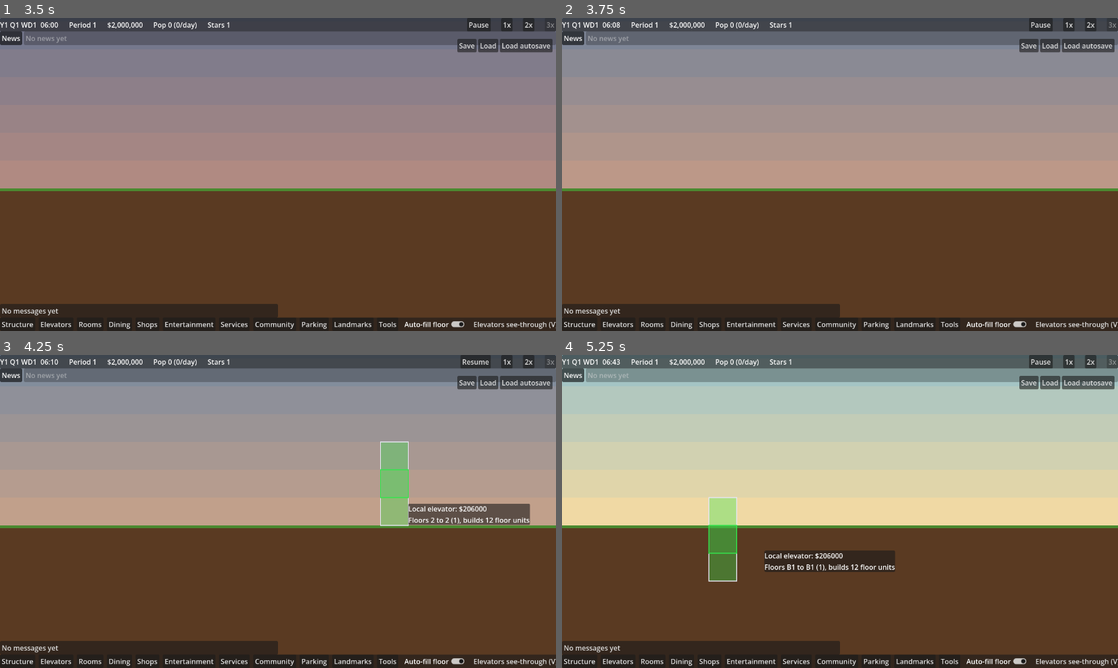
Above: before the commit, frames 1-4 (two rows, left to right).
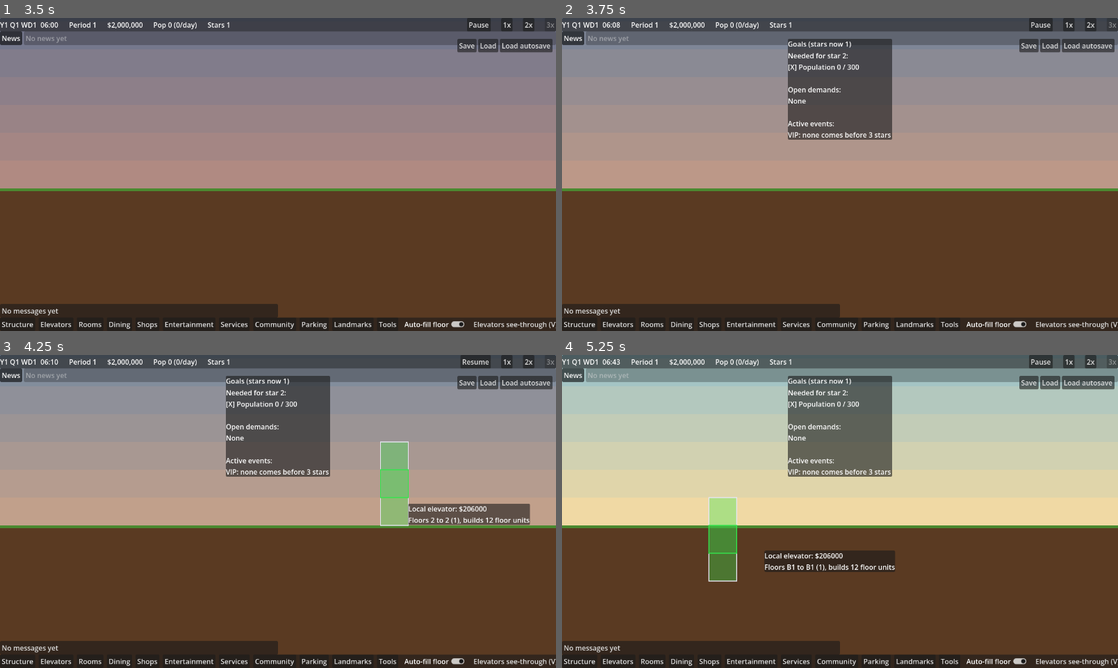
Above: after the commit, the same moments.

Repository: evidencelacking/TowerGame
Game: Godot game, scene res://scenes/main.tscn
The game is run twice, just before and just after one commit, with the same random seed, the same clock (stepped at 60 frames per second) and the same inputs.
Inputs (mouse positions are in pixels of both pictures, inside the frame that each line leads up to):
- Up to frame 1 (3.5 s): click "New game" at 0.5 s; click "2x" at 1.25 s; click "1x" at 2 s; click "3x" at 2.75 s
- Up to frame 2 (3.75 s): tap Enter at 3.5 s; move the mouse to (962, 158) at 3.52 s; hold Right (ui_right) from 3.53 s (still down); tap G at 3.6 s; click (962, 158) at 3.67 s
- Up to frame 3 (4.25 s): keep holding Right (ui_right); tap Space at 3.77 s; tap E at 3.8 s
- Up to frame 4 (5.25 s): release Right (ui_right) at 4.25 s; click "Resume" at 4.25 s; drag from (728, 527) to (812, 574) at 5.02 s

Frame 1 is identical in both runs. In frame 2, 5.9% of the frame differs, in the area x 40-60%, y 6-39%; in frame 3, 5.9%; in frame 4, 6.0%.

Commit message:
Goals panel and event decision cards (refs #374)
Co-Authored-By: Claude Sonnet 5.5 <noreply@anthropic.com>

Diff:
--- a/scripts/main.gd
+++ b/scripts/main.gd
@@ -102,7 +102,7 @@
 	hover_tip.bind(_tower, $PlacementGhost as PlacementGhost)
 	var stars: Label = $Hud.get_node("%StarsLabel")
 	stars.mouse_filter = Control.MOUSE_FILTER_STOP
-	stars.tooltip_text = "Click for progress toward the next star."
+	stars.tooltip_text = "Click (or press G) for goals: next star, demands and events."
 	stars.gui_input.connect(func(event: InputEvent) -> void:
 		var click := event as InputEventMouseButton
 		if click != null and click.pressed and click.button_index == MOUSE_BUTTON_LEFT:
--- a/scripts/sim/events.gd
+++ b/scripts/sim/events.gd
@@ -31,6 +31,8 @@
 ## start may fire it (default all); "deadline_minute", a minute of the day the event must end by, which
 ## replaces "timeout" (the deadline is the next time the clock reaches it); and "costs", the dollars
 ## each choice charges (0 for decline), which the CHOOSE_EVENT command takes. A draw is always made.
+## The view texts are also optional kind keys: "title", "text", "labels" and "ignored" (what happens
+## if the player does nothing, shown on the event card and the goals panel). Config, never saved.
 
 const SEED_SALT := 0x45564E54  ## "EVNT".
 const MAX_OPEN := 3
--- a/scripts/sim/fire.gd
+++ b/scripts/sim/fire.gd
@@ -65,6 +65,7 @@
 	return {"id": KIND, "class": EventsScript.FIRE, "chance": CHANCE, "chance_den": CHANCE_DEN, "chance_of": _gate,
 		"min_stars": MIN_STARS, "choices": 2, "timeout": TIMEOUT, "floor": 0, "costs": [0, RESCUE_COST],
 		"title": "Fire!",
+		"ignored": "The guards fight it where they can reach; the fire spreads, and rooms burn out and stand charred and empty until you repair them.",
 		"text": "A fire has broken out in the tower. Guards from a security office within reach will put it out, but a floor  …(343 unchanged characters)…
 		"labels": ["Leave it to the guards", "Call the fire company ($500,000)"]}
 
--- a/scripts/sim/threat.gd
+++ b/scripts/sim/threat.gd
@@ -67,6 +67,7 @@
 		"min_stars": MIN_STARS, "choices": 2, "timeout": TIMEOUT, "floor": 0, "costs": [0, PAY_COST],
 		"periods": MORNING_PERIODS, "deadline_minute": DEADLINE_MINUTE,
 		"title": "Anonymous notice",
+		"ignored": "Security searches; if the floor is not found by 1:00 pm, about five floors are destroyed.",
 		"text": "An unsigned note says a device is hidden somewhere in the tower and will go off at 1:00 pm today. Pay $200,0 …(211 unchanged characters)…
 		"labels": ["Refuse and search", "Pay $200,000"]}
 
--- a/scripts/view/event_window.gd
+++ b/scripts/view/event_window.gd
@@ -6,8 +6,10 @@
 ## the sim has applied it. The panel hides itself when no event is open. View only: it reads the
 ## sim and never writes to it.
 ##
-## Texts come from the kind in Events.kinds: optional "title", "text" and "labels" (one per choice,
-## choice 0 being decline). Missing ones fall back to plain defaults.
+## Each open event is a card (#374): title, text, one button per choice (with its cost), the time
+## left and an "If ignored:" line. Texts come from the kind in Events.kinds: optional "title", "text",
+## "labels" (one per choice, choice 0 being decline) and "ignored". Missing ones fall back to plain
+## defaults or are left out.
 
 const TowerSim := preload("res://scripts/sim/tower.gd")
 const EventsScript := preload("res://scripts/sim/events.gd")
@@ -54,20 +56,24 @@
 
 
 ## What the panel shows: one entry per open event, oldest first:
-## {"id", "title", "text", "ticks_left", "time", "labels" (one per choice, 0 declines)}.
+## {"id", "kind", "title", "text", "ignored", "ticks_left", "time", "labels" (one per choice, 0 declines),
+## "costs" (dollars per choice)}.
 static func describe(t: Object) -> Array[Dictionary]:
 	var result: Array[Dictionary] = []
 	for event: Array in t.events.open_events():
 		var def: Dictionary = t.events.kind_def(event[1])
 		var labels: Array[String] = []
+		var costs: Array[int] = []
 		var given: Array = def.get("labels", [])
 		for n in int(event[6]):
-			if n < given.size():
-				labels.append(str(given[n]))
-			else:
-				labels.append("Decline" if n == EventsScript.DECLINE else "Option %d" % n)
+			var label := str(given[n]) if n < given.size() else ("Decline" if n == EventsScript.DECLINE else "Option %d" % n)
+			var cost: int = t.events.cost_of(event[0], n)
+			costs.append(cost)
+			if cost > 0 and not label.contains("$"):
+				label += " ($%d)" % cost
+			labels.append(label)
 		var left: int = event[5] - t.tick
-		result.append({"id": event[0], "kind": event[1], "title": str(def.get("title", "Event")), "text": str(def.get("text", "")), "ticks_left": left, "time": time_text(left), "labels": labels})
+		result.append({"id": event[0], "kind": event[1], "title": str(def.get("title", "Event")), "text": str(def.get("text", "")), "ignored": str(def.get("ignored", "")), "ticks_left": left, "time": time_text(left), "labels": labels, "costs": costs})
 	return result
 
 
@@ -93,7 +99,7 @@
 	panel.visible = not entries.is_empty()
 	var parts: Array[String] = []
 	for entry in entries:
-		parts.append("%d:%s:%s:%s" % [entry["id"], entry["title"], entry["text"], ",".join(entry["labels"])])
+		parts.append("%d:%s:%s:%s:%s" % [entry["id"], entry["title"], entry["text"], entry["ignored"], ",".join(entry["labels"])])
 	var signature := "|".join(parts)
 	if signature != _signature:
 		_signature = signature
@@ -111,24 +117,36 @@
 	_time_labels.clear()
 	for entry in entries:
 		var event_id: int = entry["id"]
+		var card := PanelContainer.new()
+		card.name = "Card%d" % event_id
+		list.add_child(card)
+		var box := VBoxContainer.new()
+		card.add_child(box)
 		var title := Label.new()
 		title.name = "Title%d" % event_id
 		title.text = entry["title"]
-		list.add_child(title)
+		box.add_child(title)
 		if entry["text"] != "":
 			var body := Label.new()
 			body.name = "Text%d" % event_id
 			body.text = entry["text"]
 			body.autowrap_mode = TextServer.AUTOWRAP_WORD_SMART
 			body.custom_minimum_size = Vector2(260, 0)
-			list.add_child(body)
+			box.add_child(body)
 		var time := Label.new()
 		time.name = "Time%d" % event_id
-		list.add_child(time)
+		box.add_child(time)
 		_time_labels[event_id] = time
+		if entry["ignored"] != "":
+			var ignored := Label.new()
+			ignored.name = "Ignored%d" % event_id
+			ignored.text = "If ignored: " + str(entry["ignored"])
+			ignored.autowrap_mode = TextServer.AUTOWRAP_WORD_SMART
+			ignored.custom_minimum_size = Vector2(260, 0)
+			box.add_child(ignored)
 		var row := HFlowContainer.new()
 		row.name = "Choices%d" % event_id
-		list.add_child(row)
+		box.add_child(row)
 		var labels: Array[String] = entry["labels"]
 		for n in labels.size():
 			var button := Button.new()
@@ -137,4 +155,3 @@
 			button.focus_mode = Control.FOCUS_NONE
 			button.pressed.connect(func() -> void: choose(event_id, n))
 			row.add_child(button)
-		list.add_child(HSeparator.new())
--- a/scripts/view/fire_dialog.gd
+++ b/scripts/view/fire_dialog.gd
@@ -92,6 +92,10 @@
 		else:
 			text += "Security guards are on their way, but the fire may spread before they arrive.\n"
 		text += "An outside fire company costs $%d and puts every fire out, though the first two rooms to burn are still lost." % cost
+		var ignored: String = str(t.events.kind_def(event[1]).get("ignored", ""))
+		if ignored != "":
+			text += "
+If ignored: " + ignored
 		var left: int = event[5] - t.tick
 		return {"id": event[0], "unguarded": unguarded, "cost": cost, "can_pay": t.ledger.balance >= cost, "ticks_left": left, "time": EventWindow.time_text(left), "text": text, "rooms": burning.size()}
 	return {}
--- a/scripts/view/star_window.gd
+++ b/scripts/view/star_window.gd
@@ -1,13 +1,17 @@
 class_name StarWindow
 extends CanvasLayer
-## Progress toward the next star (#375): click the star rating in the top bar to open it. One line
-## per StarRules.REQUIREMENTS field of the next star, ticked or crossed from Tower.star_facts.
-## Esc or a second click closes it. View only: it reads the sim and never writes to it.
+## The goals panel (#374, was the star progress window #375): click the star rating in the top bar or
+## press G to open it. Three sections: what the next star needs (current / needed, ticked when met),
+## the open demands with what is short, and the active events (time left, "If ignored:") with the VIP
+## state. Esc, G or a second click closes it. View only: it reads the sim and never writes to it.
 
 const TowerSim := preload("res://scripts/sim/tower.gd")
 const StarRulesScript := preload("res://scripts/sim/star_rules.gd")
 const DemandsScript := preload("res://scripts/sim/demands.gd")
 const HudScript := preload("res://scripts/view/hud.gd")
+const EventWindowScript := preload("res://scripts/view/event_window.gd")
+const HotelScript := preload("res://scripts/sim/hotel.gd")
+const VipScript := preload("res://scripts/sim/vip.gd")
 
 const MARK_OK := "[OK]"
 const MARK_NO := "[X]"
@@ -18,9 +22,31 @@
 var _shown_tick: int = -1
 
 
-## The panel lines for a tower: a heading then one "[OK] text" or "[X] text" per requirement of the
-## next star. Pure: reads star_facts and the demands, changes nothing.
+## 1840 as "1,840".
+static func group(n: int) -> String:
+	var digits := str(absi(n))
+	var out := ""
+	for k in digits.length():
+		if k > 0 and (digits.length() - k) % 3 == 0:
+			out += ","
+		out += digits[k]
+	return ("-" if n < 0 else "") + out
+
+
+## The panel lines for a tower: the next star's requirements, the open demands, then the active
+## events. Pure: reads the sim, changes nothing.
 static func lines_for(t: Object) -> Array[String]:
+	var lines: Array[String] = []
+	lines.append_array(star_lines(t))
+	lines.append("")
+	lines.append_array(demand_lines(t))
+	lines.append("")
+	lines.append_array(event_lines(t))
+	return lines
+
+
+## A heading then one "[OK] text" or "[X] text" per requirement of the next star, with progress.
+static func star_lines(t: Object) -> Array[String]:
 	var star: int = t.stars + 1
 	var lines: Array[String] = []
 	if not StarRulesScript.REQUIREMENTS.has(star):
@@ -35,17 +61,76 @@
 		var have := int(facts.get(field, 0)) if typeof(need) != TYPE_BOOL else 0
 		var text := ""
 		match field:
-			"population": text = "Population %d of %d" % [have, int(need)]
-			"security": text = "Security offices %d of %d" % [have, int(need)]
-			"suites": text = "Hotel suites %d of %d" % [have, int(need)]
-			"metro": text = "Metro stations %d of %d" % [have, int(need)]
+			"population": text = "Population %s / %s" % [group(have), group(int(need))]
+			"security": text = "Security offices %d / %d" % [have, int(need)]
+			"suites": text = "Suites %d / %d" % [have, int(need)]
+			"metro": text = "Metro stations %d / %d" % [have, int(need)]
 			"demands_met":
 				var open_names := open_demand_names(t.demands)
 				text = "No open demands" if open_names.is_empty() else "Open demands: " + ", ".join(open_names)
-			"vip_good": text = "Last VIP visit went well"
+			"vip_good":
+				var verdict: String = "good" if ok else ("bad, awaiting another visit" if t.vip.verdict() == VipScript.BAD else "pending")
+				text = "VIP verdict: " + verdict
 			_: text = "%s: need %s" % [field, str(need)]
 		lines.append("%s %s" % [MARK_OK if ok else MARK_NO, text])
 	return lines
+
+
+## One line per open demand saying what is short, or a line saying there are none.
+static func demand_lines(t: Object) -> Array[String]:
+	var lines: Array[String] = ["Open demands:"]
+	var counts: Dictionary = {}
+	for room: int in t.rooms.room_ids():
+		var kind: String = t.rooms.kind_of(room)
+		counts[kind] = int(counts.get(kind, 0)) + 1
+	var offices: int = counts.get("office", 0)
+	var suites: int = counts.get("hotel_suite", 0)
+	var any := false
+	for id: int in DemandsScript.IDS:
+		if not t.demands.is_open(id):
+			continue
+		any = true
+		match id:
+			DemandsScript.SECURITY:
+				lines.append("Security: build a security office (0 / 1)")
+			DemandsScript.SUITE:
+				lines.append("Suites: %d / %d hotel suites" % [suites, DemandsScript.SUITES_FOR_STAR_4])
+			DemandsScript.MEDICAL:
+				var need_med := (offices + DemandsScript.OFFICES_PER_MEDICAL - 1) / DemandsScript.OFFICES_PER_MEDICAL
+				lines.append("Medical: %d / %d medical centres for %d offices" % [int(counts.get("medical", 0)), need_med, offices])
+			DemandsScript.RECYCLING:
+				lines.append("Recycling: " + ("build a recycling centre" if int(counts.get("recycling", 0)) == 0 else "rubbish is overflowing, add recycling capacity"))
+			DemandsScript.PARKING:
+				lines.append("Parking: %d of %d spaces needed" % [Parking.working_spaces(t.rooms, t.grid), Parking.needed(offices, suites)])
+	if not any:
+		lines.append("None")
+	return lines
+
+
+## One block per open event (title, time left, "If ignored:"), then the VIP state.
+static func event_lines(t: Object) -> Array[String]:
+	var lines: Array[String] = ["Active events:"]
+	for entry: Dictionary in EventWindowScript.describe(t):
+		lines.append("%s: %s" % [entry["title"], entry["time"]])
+		if str(entry["ignored"]) != "":
+			lines.append("  If ignored: " + str(entry["ignored"]))
+	lines.append(vip_line(t))
+	return lines
+
+
+## The VIP state: a visit in progress, the days until the next one may come, or why none can.
+static func vip_line(t: Object) -> String:
+	var vip: VipScript = t.vip
+	if vip.is_visiting():
+		return "VIP visit in progress: the verdict comes at 10:00 am"
+	if vip.is_good():
+		return "VIP: the last visit went well"
+	if t.stars < VipScript.VISIT_STARS:
+		return "VIP: none comes before %d stars" % VipScript.VISIT_STARS
+	var days: int = vip.next_day() - HotelScript.night_of(t.clock)
+	if days > 0:
+		return "VIP: the next visit may come in %d day%s" % [days, "" if days == 1 else "s"]
+	return "VIP: a visit may start any evening from 6:00 pm if a suite is ready"
 
 
 ## The names of the open demands, by id order.
@@ -104,11 +189,16 @@
 
 func _refresh() -> void:
 	_shown_tick = tower.tick
-	panel.show_info("Star progress (now %d)" % tower.stars, lines_for(tower))
+	panel.show_info("Goals (stars now %d)" % tower.stars, lines_for(tower))
 
 
 func _input(event: InputEvent) -> void:
 	var key := event as InputEventKey
-	if _open and key != null and key.pressed and not key.echo and key.keycode == KEY_ESCAPE:
+	if key == null or not key.pressed or key.echo:
+		return
+	if _open and key.keycode == KEY_ESCAPE:
 		close()
 		get_viewport().set_input_as_handled()
+	elif key.keycode == KEY_G and not key.ctrl_pressed and not key.alt_pressed and not (get_viewport().gui_get_focus_owner() is LineEdit):
+		toggle()
+		get_viewport().set_input_as_handled()
--- a/tests/test_event_window.gd
+++ b/tests/test_event_window.gd
@@ -5,6 +5,7 @@
 const TowerSim := preload("res://scripts/sim/tower.gd")
 const Command := TowerSim.Command
 const EventWindow := preload("res://scripts/view/event_window.gd")
+const StarWindow := preload("res://scripts/view/star_window.gd")
 const TestEvents := preload("res://tests/test_events.gd")
 
 
@@ -13,6 +14,8 @@
 	kind["title"] = "Test notice"
 	kind["text"] = "Something happened."
 	kind["labels"] = ["Ignore", "Act"]
+	kind["ignored"] = "It gets worse."
+	kind["costs"] = [0, 500]
 	var t := TestEvents._tower(11, [kind] as Array[Dictionary])
 	var w := EventWindow.new()
 	w.bind(t)
@@ -21,11 +24,14 @@
 	TestEvents._run(t, 650)
 	var entries := EventWindow.describe(t)
 	check.call(entries.size() == 1 and entries[0]["title"] == "Test notice" and entries[0]["text"] == "Something happened.", "the panel describes the open event's texts")
-	check.call(entries[0]["labels"] == (["Ignore", "Act", "Option 2"] as Array[String]), "a button per choice, the missing label falling back to a plain one")
+	check.call(entries[0]["labels"] == (["Ignore", "Act ($500)", "Option 2"] as Array[String]), "a button per choice, the missing label falling back to a plain one")
 	check.call(entries[0]["ticks_left"] > 0 and entries[0]["ticks_left"] <= 1000 and entries[0]["time"].ends_with("left"), "the time left is shown")
 	check.call(EventWindow.time_text(0) == "No time left" and EventWindow.time_text(25) == "10 min left" and EventWindow.time_text(150) == "1 h 0 min left", "time left reads in game minutes")
 	w.refresh()
 	var id: int = entries[0]["id"]
+	check.call(entries[0]["ignored"] == "It gets worse." and (w.list.find_child("Ignored%d" % id, true, false) as Label).text == "If ignored: It gets worse." and w.list.find_child("Card%d" % id, true, false) != null, "the card shows an If ignored line")
+	check.call("It gets worse." in "
+".join(StarWindow.event_lines(t)), "the goals panel lists the event and what happens if ignored")
 	check.call(w.panel.visible and w.list.find_child("Choice%d_1" % id, true, false) != null and w.list.find_child("Choice%d_2" % id, true, false) != null, "the panel shows the event with its choice buttons")
 
 	# Time ticks down in place, and the buttons survive the refresh.
--- a/tests/test_ui_actions.gd
+++ b/tests/test_ui_actions.gd
@@ -50,22 +50,22 @@
 	# Star panel: the next star's fields, ticked or crossed.
 	var s := TowerSim.new(5, 1000000000)
 	var lines := StarWindow.lines_for(s)
-	check.call(lines[0] == "Needed for star 2:" and lines.size() == 1 + StarRulesScript.REQUIREMENTS[2].size(), "star panel: star 2 lists its one field")
-	check.call(lines[1].begins_with(StarWindow.MARK_NO) and "Population" in lines[1] and "of 300" in lines[1], "star panel: population short is crossed, with the need")
+	check.call(lines[0] == "Needed for star 2:" and StarWindow.star_lines(s).size() == 1 + StarRulesScript.REQUIREMENTS[2].size(), "star panel: star 2 lists its one field")
+	check.call(lines[1].begins_with(StarWindow.MARK_NO) and "Population" in lines[1] and "/ 300" in lines[1], "star panel: population short is crossed, with the need")
 	s.stars = 3
 	lines = StarWindow.lines_for(s)
-	check.call(lines.size() == 1 + StarRulesScript.REQUIREMENTS[4].size(), "star panel: star 4 lists every requirement field")
+	check.call(StarWindow.star_lines(s).size() == 1 + StarRulesScript.REQUIREMENTS[4].size(), "star panel: star 4 lists every requirement field")
 	var joined := "\n".join(lines)
-	for word: String in ["Population", "Hotel suites 0 of 2", "No open demands", "VIP"]:
+	for word: String in ["Population", "Suites 0 / 2", "No open demands", "VIP"]:
 		check.call(word in joined, "star panel: star 4 shows %s" % word)
 	s.demands._open = (1 << (s.demands.SECURITY - 1)) | (1 << (s.demands.MEDICAL - 1))
 	joined = "\n".join(StarWindow.lines_for(s))
-	check.call("[X] Open demands: security, medical" in joined, "star panel: open demands are named and crossed")
+	check.call("[X] Open demands: security, medical" in joined and "Security: build a security office" in joined and "Medical:" in joined, "star panel: open demands are named, crossed and explained")
 	s.stars = 4
 	joined = "\n".join(StarWindow.lines_for(s))
-	check.call("Needed for star 5" in joined and "Metro stations 0 of 1" in joined, "star panel: star 5 lists population and metro")
+	check.call("Needed for star 5" in joined and "Metro stations 0 / 1" in joined, "star panel: star 5 lists population and metro")
 	s.stars = 5
-	check.call(StarWindow.lines_for(s).size() == 1, "star panel: at the top rank there is nothing more to need")
+	check.call(StarWindow.star_lines(s).size() == 1 and StarWindow.lines_for(s)[0].begins_with("Top star"), "star panel: at the top rank there is nothing more to need")
 	var before := s.state_hash()
 	StarWindow.lines_for(s)
 	check.call(s.state_hash() == before, "star panel: reading leaves the sim hash unchanged")
Not shown, added: tests/test_charred_look.gd.uid
